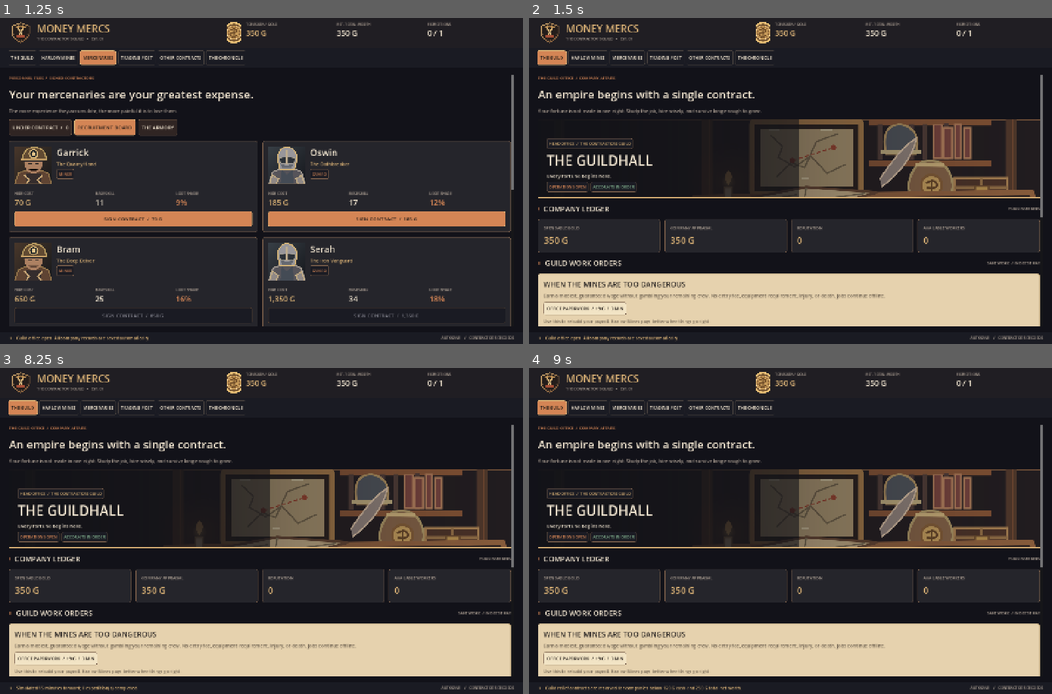
Above: before the commit, frames 1-4 (two rows, left to right).
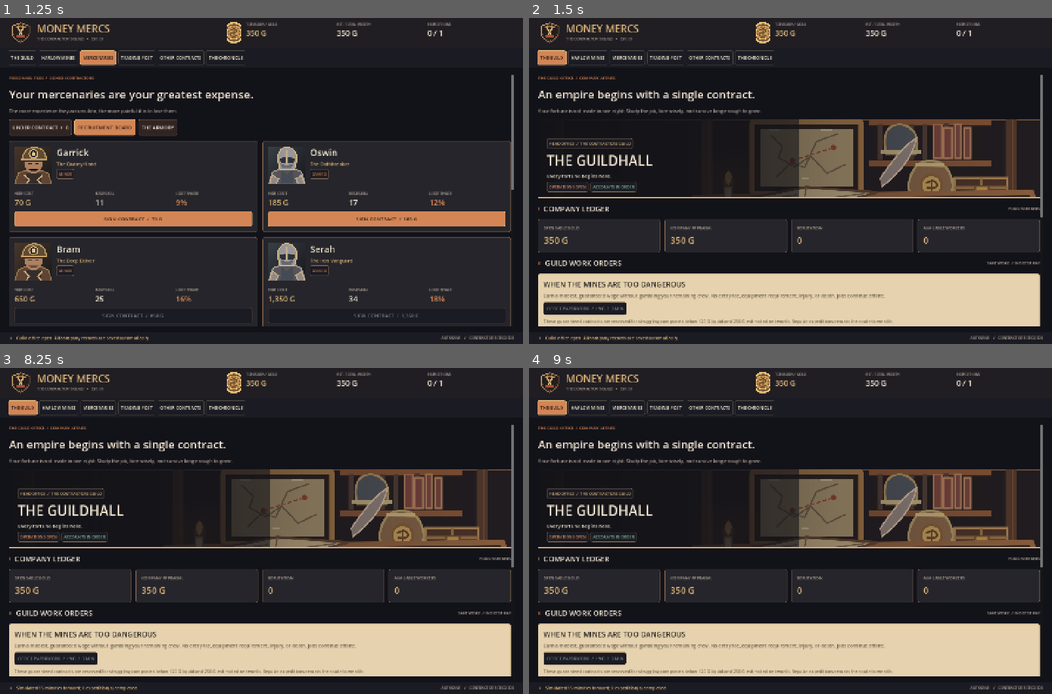
Above: after the commit, the same moments.

Repository: wiings3/Hellfare
Game: Godot game, scene res://scenes/main.tscn
Two runs of this game, one before a commit and one after it. Both use one fixed random seed, a clock stepped at 60 frames per second and the inputs below.
Inputs (mouse positions are in pixels of both pictures, inside the frame that each line leads up to):
- Up to frame 1 (1.25 s): click "GO TO RECRUITMENT" at 0.5 s
- Up to frame 2 (1.5 s): click "THE GUILD" at 1.25 s
- Up to frame 3 (8.25 s): click "HARLOW MINES" at 2 s; click "GO TO RECRUITMENT" at 2.75 s; click "MERCENARIES" at 3.5 s; click "TRADING POST" at 4.25 s; click "OTHER CONTRACTS" at 5 s; click "OTHER CONTRACTS" at 5.75 s; click "THE CHRONICLE" at 6.5 s; click "SIMULATE +15 MIN" at 7.25 s; click "THE GUILD" at 8 s
- Up to frame 4 (9 s): click (586, 658) at 8.75 s, where only the run before the commit has a clickable "OFFICE PAPERWORK / +9 G / 3 M…"

Frame 1 is identical in both runs. In frame 2, 0.9% of the frame differs, in the area x 2-70%, y 87-94%; in frame 3, 0.9%; in frame 4, 1.1%, in the area x 2-70%, y 87-99%.

Commit message:
Disable recovery contracts for solvent companies and explain their eligibility in Guild UI

Diff:
--- a/scripts/ledger_ui.gd
+++ b/scripts/ledger_ui.gd
@@ -758,6 +758,7 @@
 	work_panel.add_child(_lab("WHEN THE MINES ARE TOO DANGEROUS", 20, C_INK))
 	work_panel.add_child(_lab("Earn a modest, guaranteed wage without gambling your remaining crew. No entry fee, equipment requirement, injury, or death. Jobs continue offline.", 13, C_PAPER_DIM, true))
 	var occupied: bool = game.missions.size() >= game.expedition_slots
+	var eligible: bool = game.can_accept_guild_work()
 	var active_work := false
 	for job in game.missions:
 		if str(job.get("region", "")) == "guild_work":
@@ -777,17 +778,19 @@
 		orders.add_theme_constant_override("v_separation", 8)
 		work_panel.add_child(orders)
 		var paper_btn := _button("OFFICE PAPERWORK  /  +9 G  /  3 MIN", _guild_work.bind(""), false, true, true)
-		paper_btn.disabled = occupied
+		paper_btn.disabled = occupied or not eligible
 		orders.add_child(paper_btn)
 		for worker in game.available_guild_workers():
 			var name: String = str(worker.get("name", "Worker"))
 			var offer := _button("%s: +18 G  /  2M 30S" % name.to_upper(), _guild_work.bind(str(worker["id"])), true, true)
-			offer.disabled = occupied
+			offer.disabled = occupied or not eligible
 			orders.add_child(offer)
 		if occupied:
-			work_panel.add_child(_lab("Finish an active operation before starting a work order.", 12, C_PAPER_DIM))
+			work_panel.add_child(_lab("Finish an active operation before starting another work order.", 12, C_PAPER_DIM))
+		elif not eligible:
+			work_panel.add_child(_lab("These guaranteed contracts are reserved for struggling companies below 120 G liquid and 250 G estimated net worth. Regular expeditions remain the route to wealth.", 12, C_PAPER_DIM, true))
 		else:
-			work_panel.add_child(_lab("Use this to rebuild your payroll. Harlow Mines pays better when things go right.", 12, C_PAPER_DIM, true))
+			work_panel.add_child(_lab("Available while your company is struggling. Earn enough to rebuild, then return to more lucrative expeditions.", 12, C_PAPER_DIM, true))
 	_section(body, "III", "THE NEXT OPPORTUNITY")
 	var actions := _h(12)
 	body.add_child(actions)
